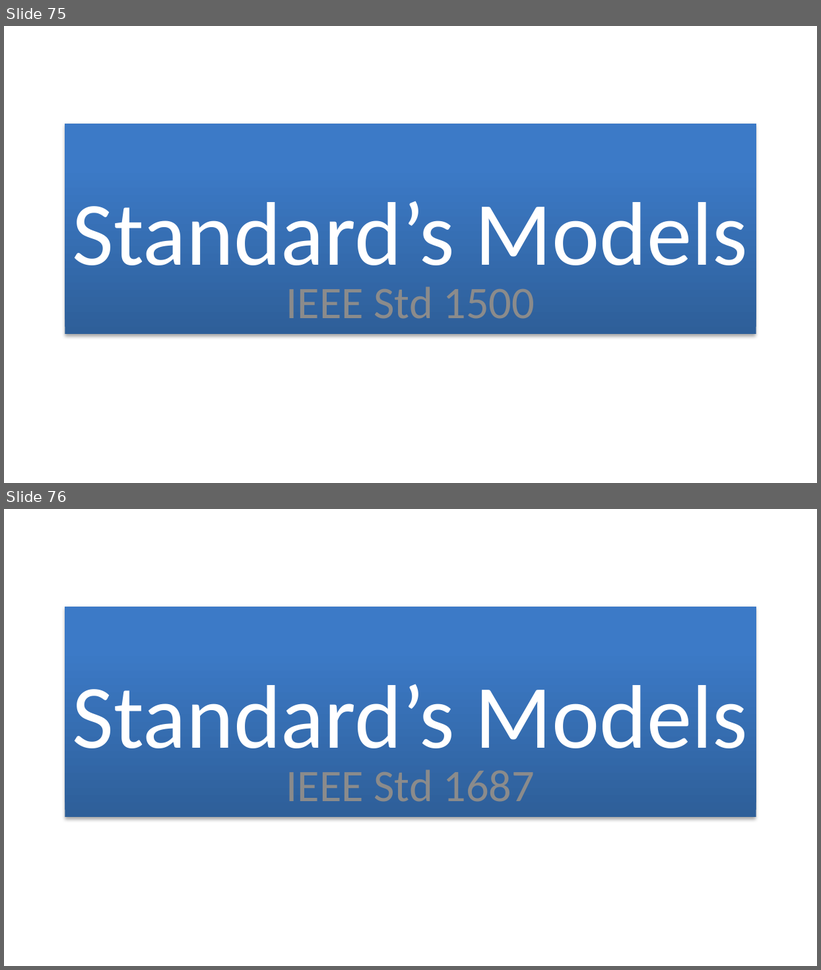
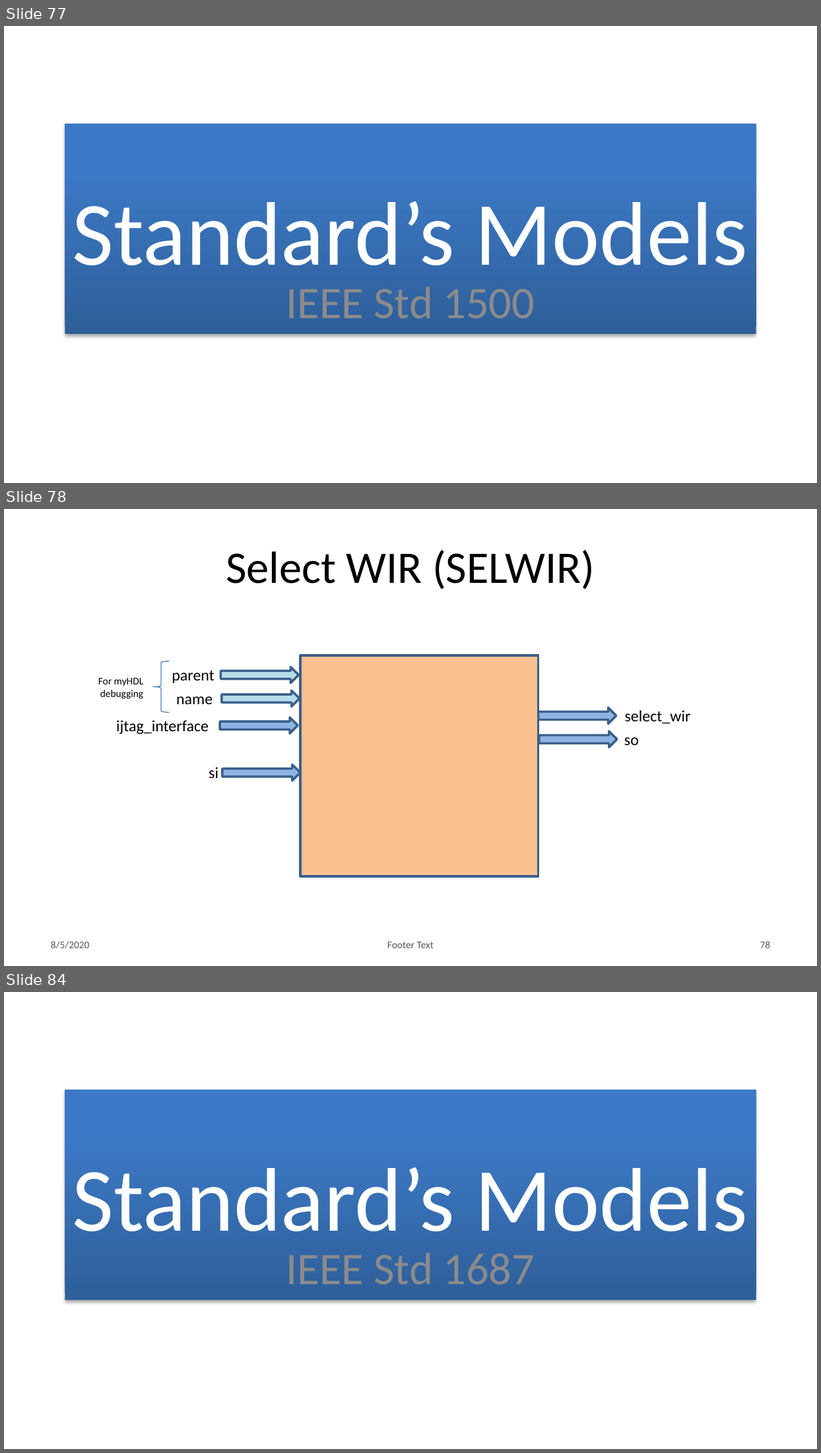
Before and after one commit to bradfordvt/P2654Simulations, a slide deck: docs/HLD.pptx. Shown one above the other, each under a label of ours: slides 75 and 76 before the commit, slides 77, 78 and 84 after it; the slides between them are not shown. The pictures are 821x970 and 821x1453 pixels, drawn with LibreOffice and Linux fonts; fonts in the diff are those of the drawing; background and template pictures are left out. Boxes give left, top, right and bottom in pixels: in the first picture for what was removed or moved away, otherwise in the second. Text is boxed around its words. In the diff, an @@ line names an element or a change of style, - is before the commit and + after.

```diff
--- a/docs/HLD.pptx
+++ b/docs/HLD.pptx
@@ slide 78 added at [4, 509, 817, 966], background #FFFFFF @@
@@ title added at [226, 550, 595, 590], 40 pt, text #000000 @@
+Select WIR (SELWIR)
@@ group added at [98, 656, 691, 877]: 7 texts, 6 right arrows, 1 rectangle, 1 left brace @@
+so
+parent
+name
+For myHDL debugging
+ijtag_interface
+select_wir
+si
@@ text added at [51, 941, 90, 949], 9 pt, text #595959 @@
+8/5/2020
@@ text added at [387, 942, 434, 949], 9 pt, text #595959 @@
+Footer Text
@@ page number added at [760, 941, 771, 949], 9 pt, text #595959 @@
+78
@@ what was slide 75 is now slide 77 @@
@@ what was slide 76 is now slide 84 @@
```
Also in this commit, not shown: 62 slides changed, 9 other slides added.
